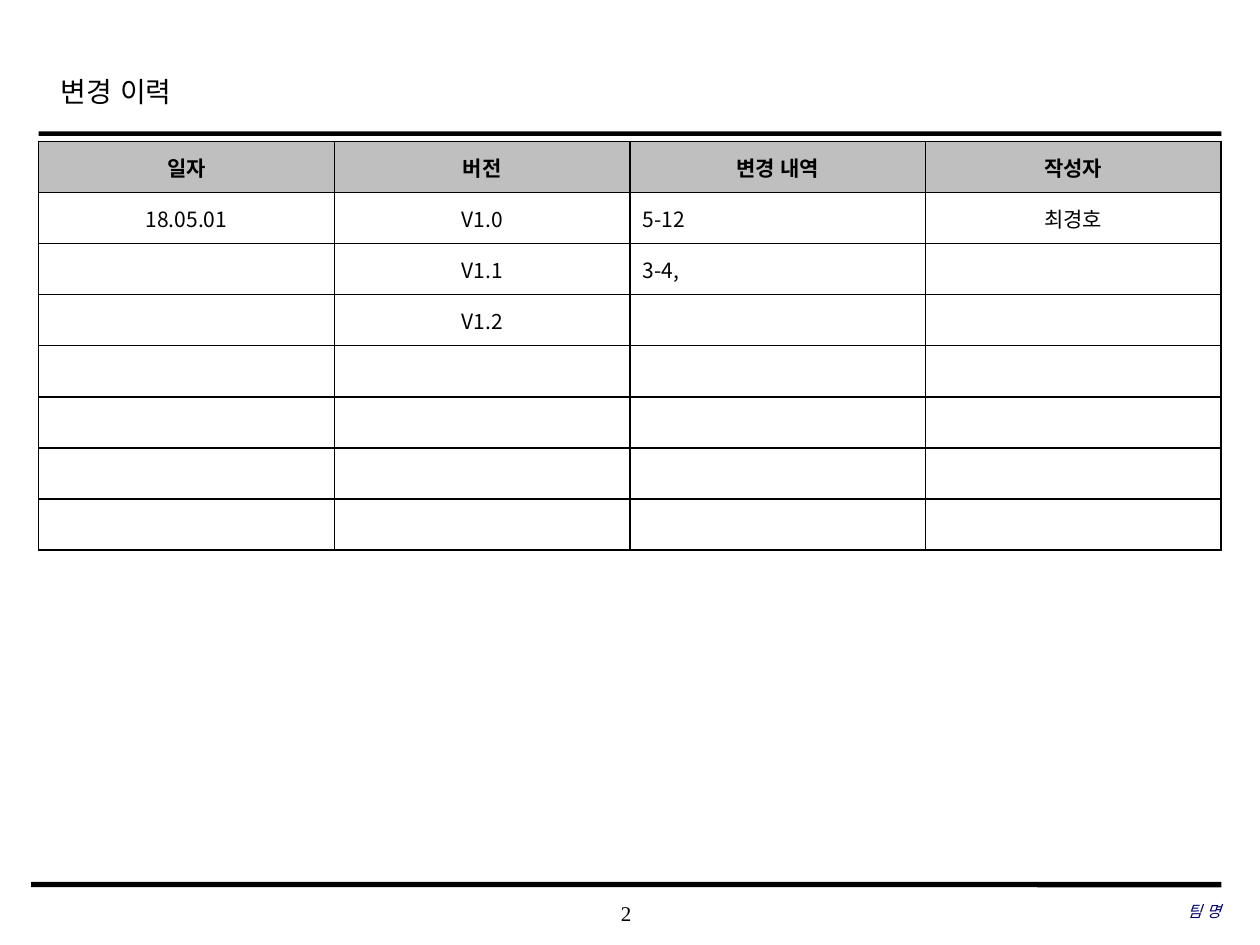
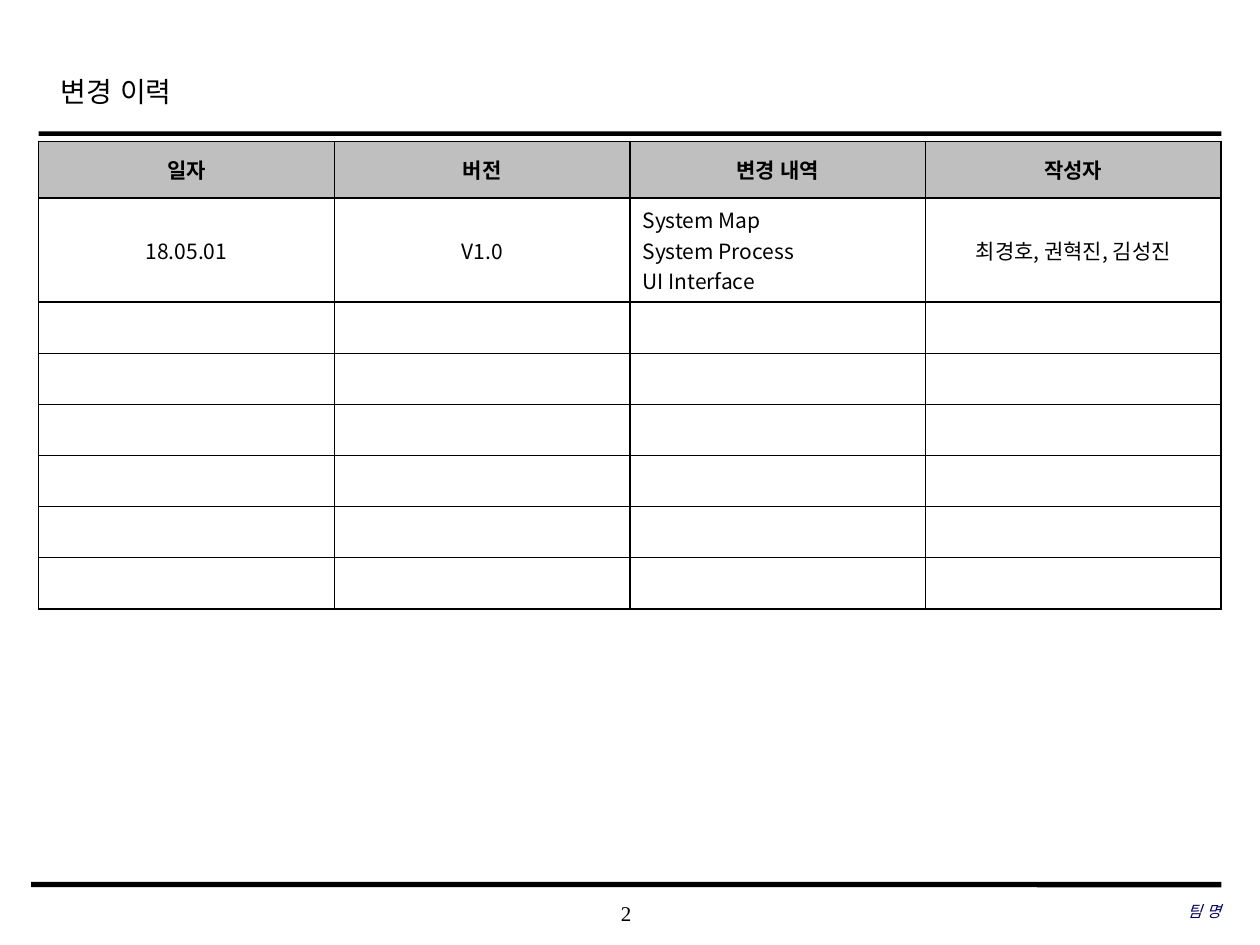
Before and after one commit to SMU-SE-Admin/18-1_6_SIXSENSE_Doc, a slide deck: slide 2 of 03 설계/UI 설계서_[6]_[SIXSENSE].pptx. Drawn at 1260x945 pixels with LibreOffice and Linux fonts; fonts in the diff are those of the drawing; background and template pictures are left out. Boxes give left, top, right and bottom in pixels: in the first picture for what was removed or moved away, otherwise in the second. Text is boxed around its words. In the diff, an @@ line names an element or a change of style, - is before the commit and + after.

```diff
--- a/03 설계/UI 설계서_[6]_[SIXSENSE].pptx
+++ b/03 설계/UI 설계서_[6]_[SIXSENSE].pptx
@@ table at (39,141,1223,592) @@
-row 2: 18.05.01 | V1.0 | 5-12 | 최경호
-row 3:  | V1.1 | 3-4, | 
-row 4:  | V1.2 |  | 
+row 2: 18.05.01 | V1.0 | System Map / System Process / UI Interface | 최경호, 권혁진, 김성진
+row 7:  |  |  | 
+row 8:  |  |  | 
```
Also in this commit, not shown: 1 other file.
